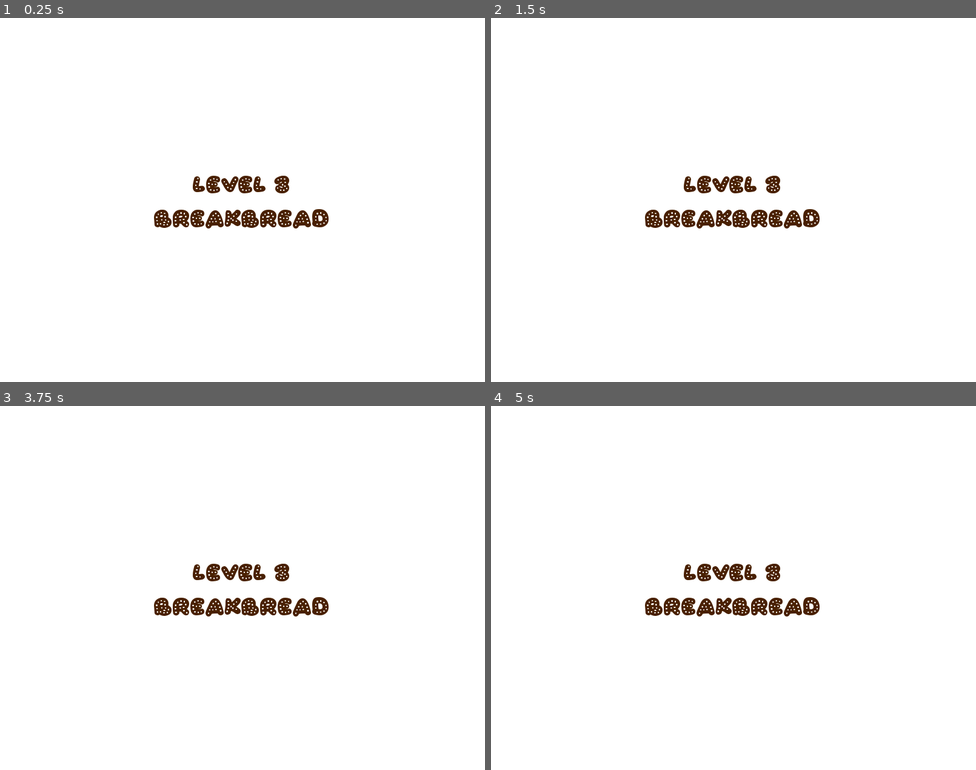
Above: before the commit, frames 1-4 (two rows, left to right).
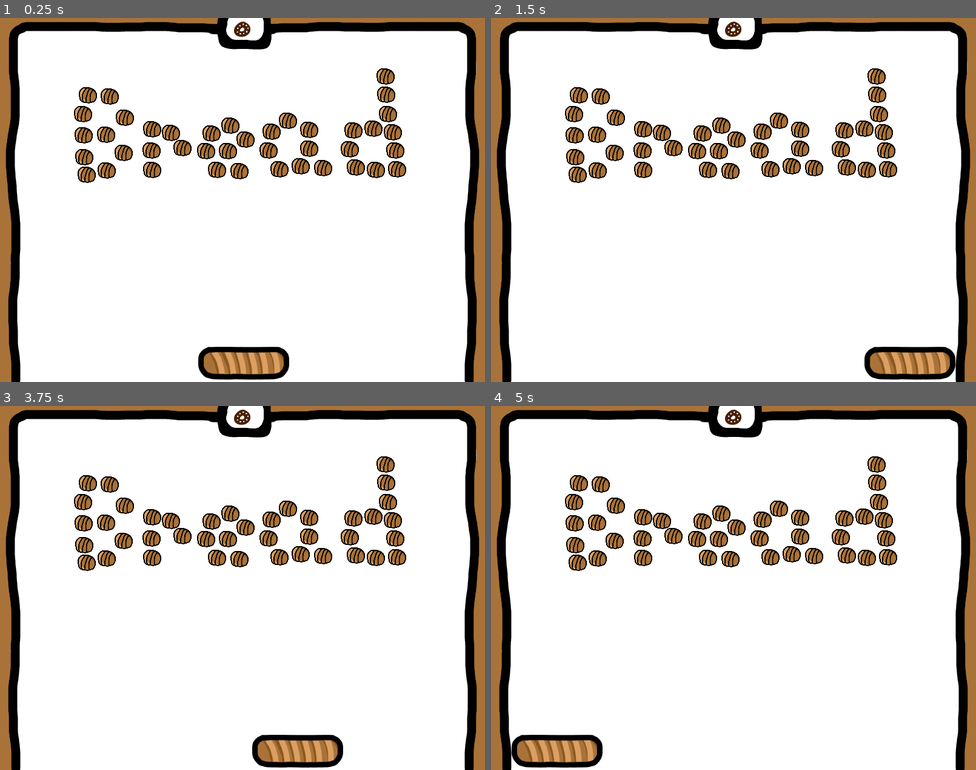
Above: after the commit, the same moments.

Repository: Inschato/BreadBread
Game: Godot game, scene res://levels/level3/BreakBread.tscn
The game is run twice, just before and just after one commit, with the same random seed, the same clock (stepped at 60 frames per second) and the same inputs. This scene is started directly instead of the project's main scene.
Inputs (mouse positions are in pixels of both pictures, inside the frame that each line leads up to):
- Up to frame 1 (0.25 s): no input
- Up to frame 2 (1.5 s): tap Enter at 0.5 s; move the mouse to (840, 181) at 0.52 s; hold Right (move_right) 0.53-1.28 s; tap Space at 1.25 s; move the mouse to (636, 218) at 1.27 s; hold Down (move_down) from 1.28 s (still down)
- Up to frame 3 (3.75 s): tap Enter at 2, 3.5 s; move the mouse to (291, 507) at 2.02 s; release Down (move_down) at 2.03 s; hold Right (move_right) 2.03-2.78 s; tap Space at 2.75 s; move the mouse to (218, 660) at 2.77 s; hold Up (move_up) 2.78-3.53 s; move the mouse to (388, 642) at 3.52 s; hold Left (move_left) from 3.53 s (still down)
- Up to frame 4 (5 s): keep holding Left (move_left); move the mouse to (588, 533) at 4.27 s

The runs differ from the first frame. In frame 1, 21% of the frame differs, in the area x 0-100%, y 0-100%; in frame 2, 21%; in frame 3, 21%; in frame 4, 21%.

Commit message:
Slightly improve splash screen code

Diff:
--- a/levels/level1/DodgeBread.gd
+++ b/levels/level1/DodgeBread.gd
@@ -23,8 +23,7 @@
 
 func new_game(skip_splash=false):
 	if not skip_splash:
-		$SplashScreen.display_splash()
-		yield($SplashScreen, "done_splash")
+		yield($SplashScreen.display_splash(), "done_splash")
 	score = 0
 	$HUD.update_score(score)
 	$HUD.show_message("Get Ready", 1)
--- a/levels/level2/FlappyLoaf.gd
+++ b/levels/level2/FlappyLoaf.gd
@@ -22,8 +22,7 @@
 
 func new_game(skip_splash=false):
 	if not skip_splash:
-		$SplashScreen.display_splash()
-		yield($SplashScreen, "done_splash")
+		yield($SplashScreen.display_splash(), "done_splash")
 	score = 0
 	$HUD.update_score(score)
 	playing = true
--- a/levels/level2/FlappyLoaf.tscn
+++ b/levels/level2/FlappyLoaf.tscn
@@ -54,6 +54,7 @@
 [node name="HUD" parent="." instance=ExtResource( 6 )]
 
 [node name="SplashScreen" parent="." instance=ExtResource( 7 )]
+visible = false
 game_name = "FlappyLoaf"
 level_number = 2
 
--- a/levels/level3/BreakBread.gd
+++ b/levels/level3/BreakBread.gd
@@ -8,8 +8,7 @@
 
 func new_game(skip_splash=false):
 	if not skip_splash:
-		$SplashScreen.display_splash()
-		yield($SplashScreen, "done_splash")
+		yield($SplashScreen.display_splash(), "done_splash")
 	score = 0
 	required_score = get_tree().get_nodes_in_group("blocks").size()
 	var ball = ball_scene.instance()
--- a/levels/level3/BreakBread.tscn
+++ b/levels/level3/BreakBread.tscn
@@ -167,6 +167,7 @@
 bus = "Music"
 
 [node name="SplashScreen" parent="." instance=ExtResource( 8 )]
+visible = false
 game_name = "BreakBread"
 level_number = 3
 
--- a/ui/SplashScreen.gd
+++ b/ui/SplashScreen.gd
@@ -18,6 +18,7 @@
 func display_splash():
 	show()
 	$SplashLengthTimer.start()
+	return self
 
 func _on_SplashLengthTimer_timeout():
 	emit_signal("done_splash")
